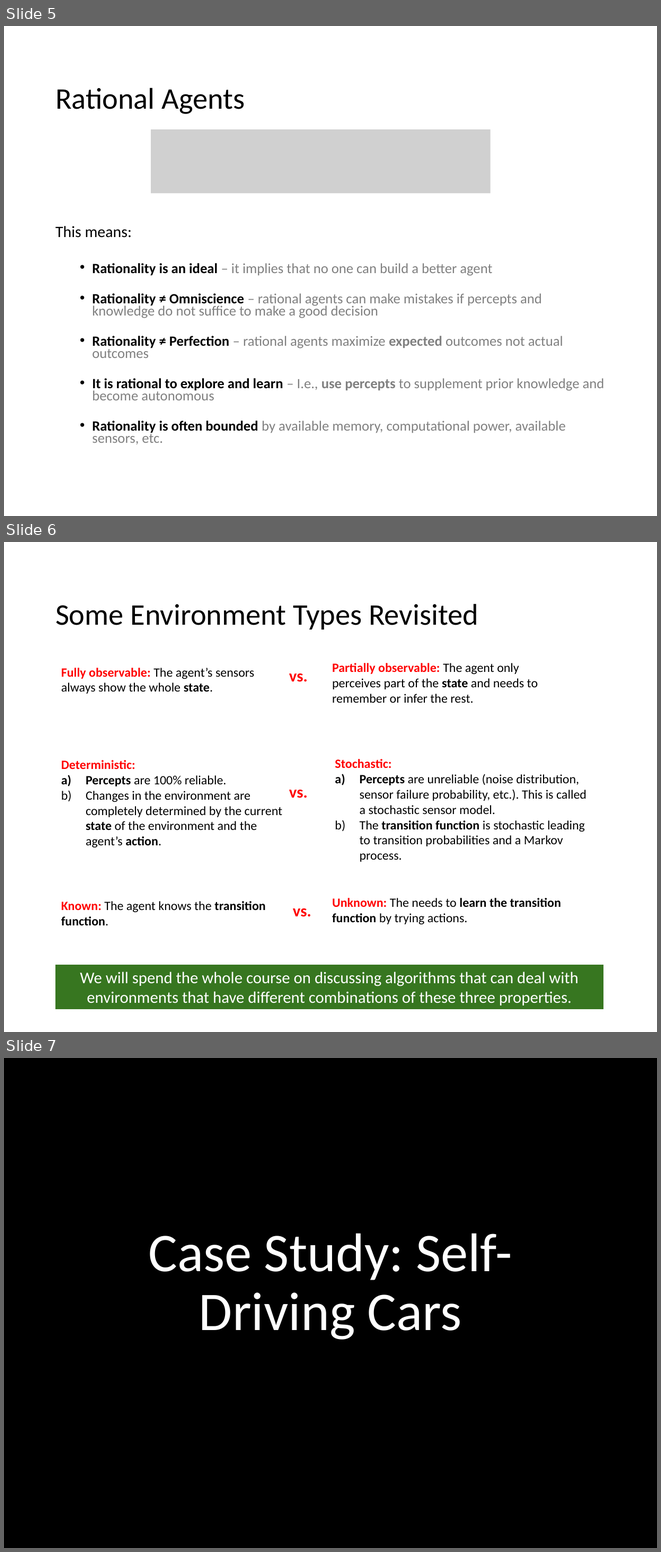
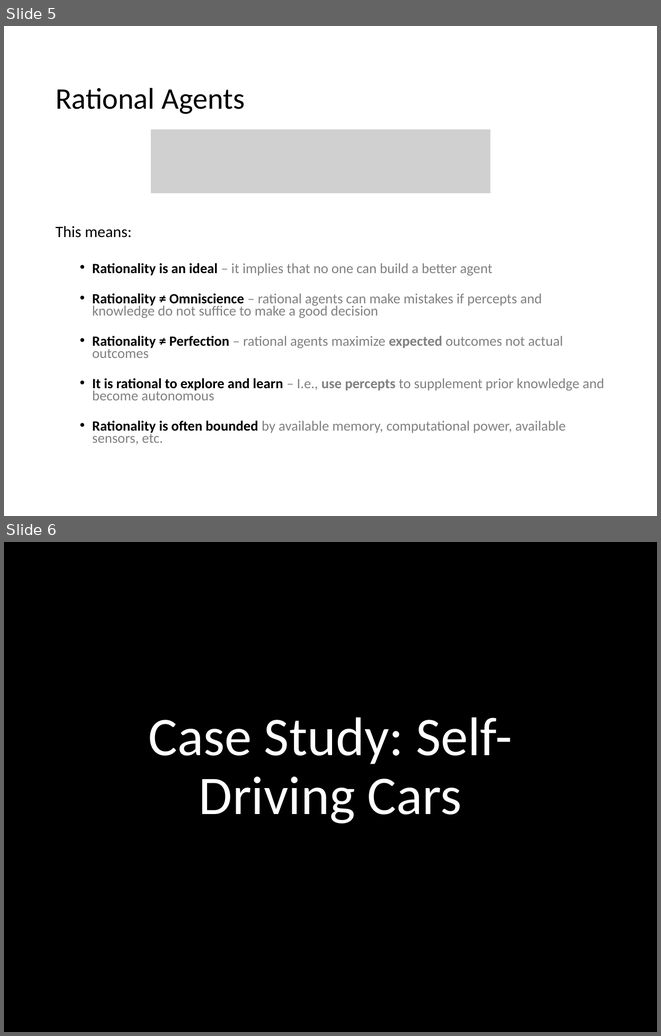
Before and after one commit to mhahsler/CS7320-AI, a slide deck: slides/02_agents_discussion.pptx. Shown one above the other, each under a label of ours: slides 5, 6 and 7 before the commit, slides 5 and 6 after it. The pictures are 661x1552 and 661x1036 pixels, drawn with LibreOffice and Linux fonts; fonts in the diff are those of the drawing; grey boxes stand for pictures; background and template pictures are left out. Boxes give left, top, right and bottom in pixels: in the first picture for what was removed or moved away, otherwise in the second. Text is boxed around its words. In the diff, an @@ line names an element or a change of style, - is before the commit and + after.

```diff
--- a/slides/02_agents_discussion.pptx
+++ b/slides/02_agents_discussion.pptx
@@ slide 6 removed at bbox=[4, 542, 657, 1032], background #FFFFFF @@
@@ title removed at bbox=[55, 603, 478, 629] @@
-Some Environment Types Revisited
@@ text removed at bbox=[61, 668, 254, 694] @@
-Fully observable: The agent’s sensors always show the whole state.
@@ text removed at bbox=[332, 663, 538, 703] @@
-Partially observable: The agent only perceives part of the state and needs to remember or infer the rest.
@@ text removed at bbox=[289, 673, 308, 682] @@
-vs.
@@ text removed at bbox=[61, 760, 282, 847] @@
-Deterministic:
-a) Percepts are 100% reliable.
-b) Changes in the environment are completely determined by the current state of the environment and the agent’s action.
@@ text removed at bbox=[335, 759, 586, 862] @@
-Stochastic:
-a) Percepts are unreliable (noise distribution, sensor failure probability, etc.). This is called a stochastic sensor model.
-b) The transition function is stochastic leading to transition probabilities and a Markov process.
@@ text removed at bbox=[289, 790, 308, 798] @@
-vs.
@@ text removed at bbox=[61, 901, 265, 925] @@
-Known: The agent knows the transition function.
@@ text removed at bbox=[332, 898, 561, 924] @@
-Unknown: The needs to learn the transition function by trying actions.
@@ text removed at bbox=[293, 908, 311, 917] @@
-vs.
@@ rectangle removed at bbox=[55, 964, 604, 1010] @@
-We will spend the whole course on discussing algorithms that can deal with environments that have different combinations of these three properties.
@@ what was slide 7 is now slide 6 @@
```
Also in this commit, not shown: 1 slide changed, 3 slides added, 2 other slides removed, 2 other files.
